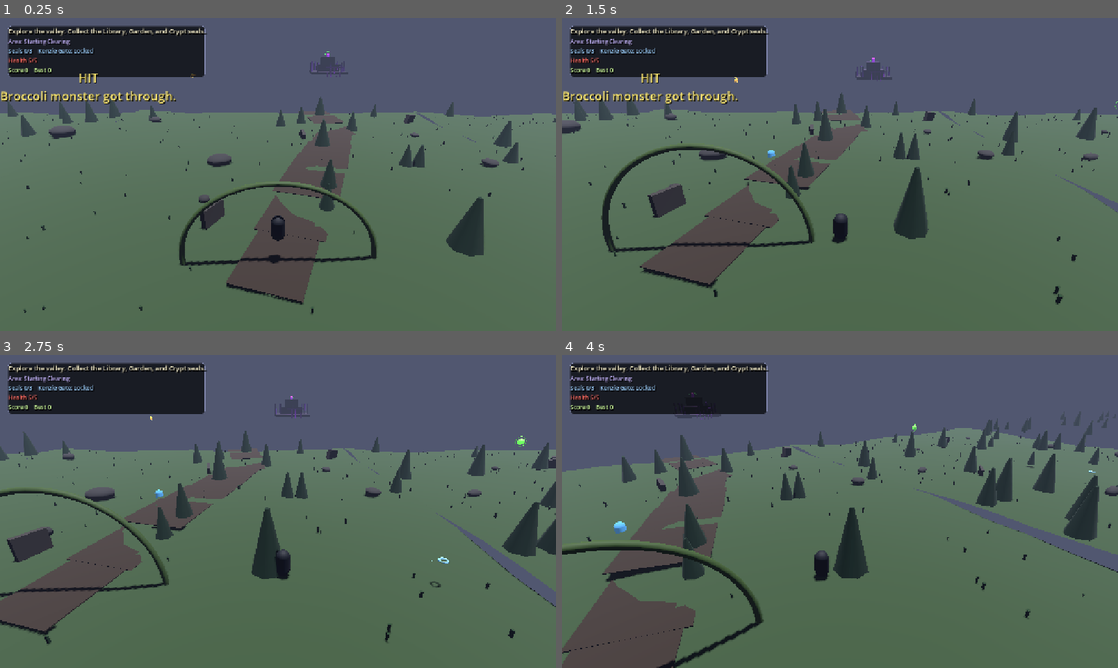
Above: before the commit, frames 1-4 (two rows, left to right).
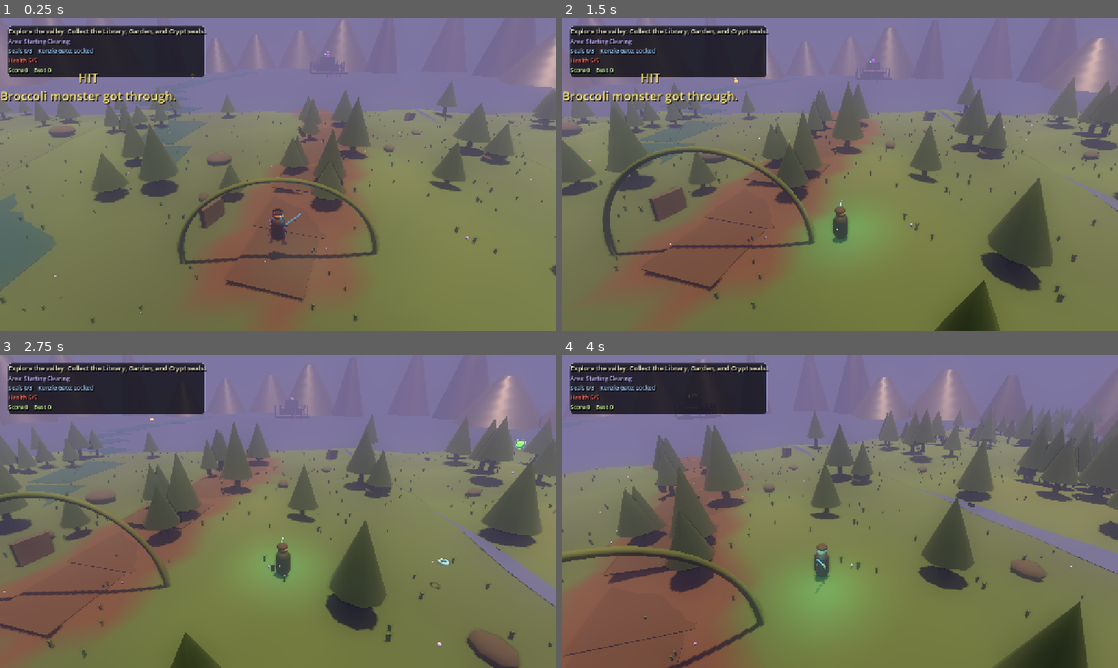
Above: after the commit, the same moments.

Repository: jfeldman9-rgb/RileyDungeonMaster
Game: Godot game, scene res://scenes/open_world_prototype.tscn
Same seed, same stepped clock (60 frames per second), same inputs: the game is played once before the commit and once after it.
Inputs (mouse positions are in pixels of both pictures, inside the frame that each line leads up to):
- Up to frame 1 (0.25 s): no input
- Up to frame 2 (1.5 s): tap Enter (ui_accept) at 0.5, 0.77 s; move the mouse to (962, 158) at 0.52 s; hold D (move_right) 0.53-1.25 s; hold Shift (dash) 0.53-1.25 s; click (962, 158) at 0.67 s; drag from (728, 190) to (812, 237) at 1.27 s
- Up to frame 3 (2.75 s): move the mouse to (333, 442) at 2.02 s; hold D (move_right) from 2.03 s (still down); hold F (throw_star) from 2.03 s (still down)
- Up to frame 4 (4 s): release D (move_right) at 2.75 s; release F (throw_star) at 2.75 s; drag from (812, 574) to (673, 464) at 2.77 s; move the mouse to (1006, 558) at 3.52 s; hold A (move_left) from 3.53 s (still down); hold E from 3.53 s (still down); tap Enter (ui_accept) at 3.77 s

The runs differ from the first frame. In frame 1, 87% of the frame differs, in the area x 0-100%, y 0-100%; in frame 2, 89%; in frame 3, 88%; in frame 4, 89%.

Commit message:
Restore richer open world visuals

Diff:
--- a/project.godot
+++ b/project.godot
@@ -79,6 +79,6 @@
 
 [rendering]
 
-renderer/rendering_method="gl_compatibility"
+renderer/rendering_method="forward_plus"
 anti_aliasing/quality/msaa_3d=2
-viewport/hdr_2d=false
+viewport/hdr_2d=true
--- a/scenes/open_world_prototype.tscn
+++ b/scenes/open_world_prototype.tscn
@@ -13,21 +13,34 @@
 
 [sub_resource type="Environment" id="Environment_open_world"]
 background_mode = 1
-background_color = Color(0.045, 0.055, 0.09, 1)
+background_color = Color(0.06, 0.068, 0.11, 1)
 ambient_light_source = 2
-ambient_light_color = Color(0.28, 0.28, 0.36, 1)
-ambient_light_energy = 0.58
+ambient_light_color = Color(0.18, 0.19, 0.28, 1)
+ambient_light_energy = 0.42
 fog_enabled = true
-fog_light_color = Color(0.32, 0.34, 0.44, 1)
-fog_density = 0.006
+fog_light_color = Color(0.38, 0.36, 0.48, 1)
+fog_density = 0.009
+volumetric_fog_enabled = true
+volumetric_fog_density = 0.018
+volumetric_fog_albedo = Color(0.34, 0.32, 0.46, 1)
+volumetric_fog_emission = Color(0.045, 0.035, 0.08, 1)
+volumetric_fog_emission_energy = 0.35
 glow_enabled = true
-glow_intensity = 0.8
+glow_intensity = 1.25
+glow_strength = 1.15
+glow_bloom = 0.48
 ssao_enabled = true
-ssao_intensity = 2.0
+ssao_radius = 3.2
+ssao_intensity = 3.0
+ssao_power = 1.6
+adjustment_enabled = true
+adjustment_brightness = 0.96
+adjustment_contrast = 1.2
+adjustment_saturation = 1.16
 dof_blur_far_enabled = true
-dof_blur_far_distance = 42.0
-dof_blur_far_transition = 18.0
-dof_blur_amount = 0.25
+dof_blur_far_distance = 58.0
+dof_blur_far_transition = 26.0
+dof_blur_amount = 0.12
 
 [sub_resource type="BoxShape3D" id="BoxShape3D_spawn_zone"]
 size = Vector3(24, 3, 24)
@@ -39,13 +52,17 @@
 
 [node name="Sun" type="DirectionalLight3D" parent="."]
 transform = Transform3D(0.866025, -0.25, 0.433013, 0, 0.866025, 0.5, -0.5, -0.433013, 0.75, 0, 20, 0)
-light_energy = 1.2
+light_color = Color(1, 0.78, 0.48, 1)
+light_energy = 1.65
 shadow_enabled = true
+directional_shadow_max_distance = 180.0
+directional_shadow_fade_start = 0.72
 
 [node name="Moon" type="DirectionalLight3D" parent="."]
 visible = false
-light_color = Color(0.45, 0.55, 0.9, 1)
-light_energy = 0.32
+light_color = Color(0.36, 0.48, 1, 1)
+light_energy = 0.42
+shadow_enabled = true
 
 [node name="RileyPlayer" parent="." instance=ExtResource("1_player")]
 position = Vector3(0, 2.5, 14)
--- a/scenes/player.tscn
+++ b/scenes/player.tscn
@@ -1,6 +1,7 @@
-[gd_scene load_steps=5 format=3 uid="uid://riley_player_controller_scene"]
+[gd_scene load_steps=15 format=3 uid="uid://riley_player_controller_scene"]
 
 [ext_resource type="Script" path="res://scripts/player_controller.gd" id="1_player"]
+[ext_resource type="Texture2D" path="res://assets/generated/riley_back.png" id="2_riley_back"]
 
 [sub_resource type="CylinderShape3D" id="CylinderShape3D_player"]
 height = 1.4
@@ -15,6 +16,62 @@
 [sub_resource type="StandardMaterial3D" id="StandardMaterial3D_player"]
 albedo_color = Color(0.04, 0.055, 0.085, 1)
 roughness = 0.72
+emission_enabled = true
+emission = Color(0.01, 0.025, 0.06, 1)
+emission_energy_multiplier = 0.18
+
+[sub_resource type="SphereMesh" id="SphereMesh_head"]
+radius = 0.26
+height = 0.52
+radial_segments = 18
+rings = 9
+
+[sub_resource type="StandardMaterial3D" id="StandardMaterial3D_skin"]
+albedo_color = Color(0.83, 0.6, 0.42, 1)
+roughness = 0.78
+
+[sub_resource type="SphereMesh" id="SphereMesh_hair"]
+radius = 0.28
+height = 0.56
+radial_segments = 18
+rings = 9
+
+[sub_resource type="StandardMaterial3D" id="StandardMaterial3D_hair"]
+albedo_color = Color(0.17, 0.09, 0.04, 1)
+roughness = 0.86
+
+[sub_resource type="TorusMesh" id="TorusMesh_glasses"]
+inner_radius = 0.055
+outer_radius = 0.071
+ring_segments = 18
+
+[sub_resource type="StandardMaterial3D" id="StandardMaterial3D_cyan_glow"]
+albedo_color = Color(0.45, 0.9, 1, 1)
+roughness = 0.25
+emission_enabled = true
+emission = Color(0.2, 0.85, 1, 1)
+emission_energy_multiplier = 1.8
+
+[sub_resource type="BoxMesh" id="BoxMesh_belt"]
+size = Vector3(0.72, 0.08, 0.08)
+
+[sub_resource type="BoxMesh" id="BoxMesh_sword_blade"]
+size = Vector3(0.055, 1.08, 0.04)
+
+[sub_resource type="StandardMaterial3D" id="StandardMaterial3D_blade"]
+albedo_color = Color(0.75, 0.95, 1, 1)
+metallic = 0.65
+roughness = 0.18
+emission_enabled = true
+emission = Color(0.32, 0.78, 1, 1)
+emission_energy_multiplier = 0.72
+
+[sub_resource type="BoxMesh" id="BoxMesh_sword_hilt"]
+size = Vector3(0.34, 0.06, 0.07)
+
+[sub_resource type="StandardMaterial3D" id="StandardMaterial3D_hilt"]
+albedo_color = Color(0.35, 0.19, 0.08, 1)
+roughness = 0.64
 
 [node name="RileyPlayer" type="CharacterBody3D"]
 script = ExtResource("1_player")
@@ -27,3 +84,57 @@
 position = Vector3(0, 0.7, 0)
 mesh = SubResource("CapsuleMesh_player")
 surface_material_override/0 = SubResource("StandardMaterial3D_player")
+
+[node name="PaintedBack" type="Sprite3D" parent="."]
+position = Vector3(0, 0.86, 0.18)
+pixel_size = 0.0045
+modulate = Color(1, 1, 1, 0.62)
+texture = ExtResource("2_riley_back")
+
+[node name="Head" type="MeshInstance3D" parent="."]
+position = Vector3(0, 1.48, 0)
+mesh = SubResource("SphereMesh_head")
+surface_material_override/0 = SubResource("StandardMaterial3D_skin")
+
+[node name="Hair" type="MeshInstance3D" parent="."]
+position = Vector3(0, 1.61, -0.035)
+scale = Vector3(1.04, 0.64, 0.95)
+mesh = SubResource("SphereMesh_hair")
+surface_material_override/0 = SubResource("StandardMaterial3D_hair")
+
+[node name="LeftLens" type="MeshInstance3D" parent="."]
+position = Vector3(-0.095, 1.5, -0.245)
+rotation = Vector3(1.5708, 0, 0)
+mesh = SubResource("TorusMesh_glasses")
+surface_material_override/0 = SubResource("StandardMaterial3D_cyan_glow")
+
+[node name="RightLens" type="MeshInstance3D" parent="."]
+position = Vector3(0.095, 1.5, -0.245)
+rotation = Vector3(1.5708, 0, 0)
+mesh = SubResource("TorusMesh_glasses")
+surface_material_override/0 = SubResource("StandardMaterial3D_cyan_glow")
+
+[node name="Belt" type="MeshInstance3D" parent="."]
+position = Vector3(0, 0.74, -0.18)
+mesh = SubResource("BoxMesh_belt")
+surface_material_override/0 = SubResource("StandardMaterial3D_cyan_glow")
+
+[node name="Sword" type="Node3D" parent="."]
+position = Vector3(0.48, 0.92, -0.12)
+rotation = Vector3(0.38, 0.15, -0.72)
+
+[node name="Blade" type="MeshInstance3D" parent="Sword"]
+position = Vector3(0, 0.42, 0)
+mesh = SubResource("BoxMesh_sword_blade")
+surface_material_override/0 = SubResource("StandardMaterial3D_blade")
+
+[node name="Hilt" type="MeshInstance3D" parent="Sword"]
+position = Vector3(0, -0.16, 0)
+mesh = SubResource("BoxMesh_sword_hilt")
+surface_material_override/0 = SubResource("StandardMaterial3D_hilt")
+
+[node name="SwordLight" type="OmniLight3D" parent="Sword"]
+position = Vector3(0, 0.82, 0)
+light_color = Color(0.35, 0.82, 1, 1)
+light_energy = 1.4
+omni_range = 4.8
--- a/scripts/world_chunk.gd
+++ b/scripts/world_chunk.gd
@@ -4,9 +4,9 @@
 @export var chunk_size := 48.0
 @export var chunk_coord := Vector2i.ZERO
 @export var seed := 1337
-@export var terrain_resolution := 18
-@export var tree_count := 34
-@export var grass_count := 130
+@export var terrain_resolution := 30
+@export var tree_count := 58
+@export var grass_count := 260
 
 var generated := false
 var noise := FastNoiseLite.new()
@@ -45,6 +45,7 @@
 	_build_path_marks()
 	_build_foliage()
 	_build_scattered_adventure_props()
+	_build_atmosphere_motes()
 	_build_landmark_markers()
 
 
@@ -58,13 +59,15 @@
 func sample_height(local_x: float, local_z: float) -> float:
 	var world_x := local_x + float(chunk_coord.x) * chunk_size
 	var world_z := local_z + float(chunk_coord.y) * chunk_size
-	return noise.get_noise_2d(world_x, world_z) * 1.15
+	var rolling := noise.get_noise_2d(world_x, world_z) * 1.35
+	var long_wave := sin(world_x * 0.035) * 0.34 + cos(world_z * 0.028) * 0.24
+	return rolling + long_wave
 
 
 func _build_terrain() -> void:
 	var terrain := MeshInstance3D.new()
 	terrain.mesh = _make_terrain_mesh()
-	terrain.material_override = _make_material(Color(0.18, 0.28, 0.13), 0.9)
+	terrain.material_override = _make_terrain_material()
 	add_child(terrain)
 	terrain.create_trimesh_collision()
 
@@ -75,15 +78,18 @@
 	var vertices := PackedVector3Array()
 	var normals := PackedVector3Array()
 	var uvs := PackedVector2Array()
+	var colors := PackedColorArray()
 	var indices := PackedInt32Array()
 	var half := chunk_size * 0.5
 	for z in range(terrain_resolution + 1):
 		for x in range(terrain_resolution + 1):
 			var px := lerpf(-half, half, float(x) / float(terrain_resolution))
 			var pz := lerpf(-half, half, float(z) / float(terrain_resolution))
-			vertices.append(Vector3(px, sample_height(px, pz), pz))
-			normals.append(Vector3.UP)
+			var height := sample_height(px, pz)
+			vertices.append(Vector3(px, height, pz))
+			normals.append(_sample_normal(px, pz))
 			uvs.append(Vector2(float(x) / float(terrain_resolution), float(z) / float(terrain_resolution)))
+			colors.append(_terrain_color(px, pz, height))
 	for z in range(terrain_resolution):
 		for x in range(terrain_resolution):
 			var i := z * (terrain_resolution + 1) + x
@@ -91,10 +97,34 @@
 	arrays[Mesh.ARRAY_VERTEX] = vertices
 	arrays[Mesh.ARRAY_NORMAL] = normals
 	arrays[Mesh.ARRAY_TEX_UV] = uvs
+	arrays[Mesh.ARRAY_COLOR] = colors
 	arrays[Mesh.ARRAY_INDEX] = indices
 	var mesh := ArrayMesh.new()
 	mesh.add_surface_from_arrays(Mesh.PRIMITIVE_TRIANGLES, arrays)
 	return mesh
+
+
+func _sample_normal(local_x: float, local_z: float) -> Vector3:
+	var e := 0.9
+	var h_l := sample_height(local_x - e, local_z)
+	var h_r := sample_height(local_x + e, local_z)
+	var h_d := sample_height(local_x, local_z - e)
+	var h_u := sample_height(local_x, local_z + e)
+	return Vector3(h_l - h_r, 2.0 * e, h_d - h_u).normalized()
+
+
+func _terrain_color(local_x: float, local_z: float, height: float) -> Color:
+	var world_x := local_x + position.x
+	var world_z := local_z + position.z
+	var path_factor := 1.0 if _near_major_path(Vector3(world_x, 0.0, world_z), 3.8) else 0.0
+	if path_factor > 0.5:
+		return Color(0.22, 0.15, 0.09)
+	var n := noise.get_noise_2d(world_x * 1.7 + 100.0, world_z * 1.7 - 80.0)
+	var low := Color(0.09, 0.18, 0.085)
+	var mid := Color(0.18, 0.31, 0.12)
+	var high := Color(0.28, 0.29, 0.18)
+	var t := clampf((height + 1.4) / 3.2 + n * 0.15, 0.0, 1.0)
+	return low.lerp(mid, clampf(t * 1.25, 0.0, 1.0)).lerp(high, maxf(0.0, t - 0.72) * 1.5)
 
 
 func _build_path_marks() -> void:
@@ -128,12 +158,13 @@
 func _build_foliage() -> void:
 	_build_tree_multimesh()
 	_build_grass_multimesh()
+	_build_flower_multimesh()
 
 
 func _build_scattered_adventure_props() -> void:
 	var rng := RandomNumberGenerator.new()
 	rng.seed = seed + chunk_coord.x * 31013 + chunk_coord.y * 41017
-	for i in range(10):
+	for i in range(18):
 		var lx := rng.randf_range(-chunk_size * 0.47, chunk_size * 0.47)
 		var lz := rng.randf_range(-chunk_size * 0.47, chunk_size * 0.47)
 		if _near_major_path(Vector3(lx + position.x, 0.0, lz + position.z), 3.2):
@@ -143,6 +174,25 @@
 			_add_rock(Vector3(lx, sample_height(lx, lz) + 0.28 * scale, lz), scale, rng)
 		else:
 			_add_ruin_shard(Vector3(lx, sample_height(lx, lz) + 0.42 * scale, lz), scale, rng)
+
+
+func _build_atmosphere_motes() -> void:
+	var rng := RandomNumberGenerator.new()
+	rng.seed = seed + chunk_coord.x * 61001 + chunk_coord.y * 62003
+	var count := 18 if abs(chunk_coord.x) <= 1 and abs(chunk_coord.y) <= 2 else 8
+	for i in range(count):
+		var mote := MeshInstance3D.new()
+		var mesh := SphereMesh.new()
+		mesh.radius = rng.randf_range(0.025, 0.055)
+		mesh.height = mesh.radius * 2.0
+		mesh.radial_segments = 6
+		mesh.rings = 3
+		mote.mesh = mesh
+		var lx := rng.randf_range(-chunk_size * 0.47, chunk_size * 0.47)
+		var lz := rng.randf_range(-chunk_size * 0.47, chunk_size * 0.47)
+		mote.position = Vector3(lx, sample_height(lx, lz) + rng.randf_range(0.8, 3.4), lz)
+		mote.material_override = _make_emissive_material(Color(0.75, 0.68, 1.0, 0.55), rng.randf_range(0.22, 0.48))
+		add_child(mote)
 
 
 func _near_major_path(world_pos: Vector3, radius: float) -> bool:
@@ -198,15 +248,24 @@
 
 
 func _build_tree_multimesh() -> void:
-	var mesh := CylinderMesh.new()
-	mesh.top_radius = 0.08
-	mesh.bottom_radius = 0.62
-	mesh.height = 2.3
-	mesh.radial_segments = 7
-	var mm := MultiMesh.new()
-	mm.mesh = mesh
-	mm.transform_format = MultiMesh.TRANSFORM_3D
-	mm.instance_count = tree_count
+	var trunk_mesh := CylinderMesh.new()
+	trunk_mesh.top_radius = 0.12
+	trunk_mesh.bottom_radius = 0.24
+	trunk_mesh.height = 2.2
+	trunk_mesh.radial_segments = 7
+	var crown_mesh := CylinderMesh.new()
+	crown_mesh.top_radius = 0.0
+	crown_mesh.bottom_radius = 1.05
+	crown_mesh.height = 2.9
+	crown_mesh.radial_segments = 9
+	var trunk_mm := MultiMesh.new()
+	trunk_mm.mesh = trunk_mesh
+	trunk_mm.transform_format = MultiMesh.TRANSFORM_3D
+	trunk_mm.instance_count = tree_count
+	var crown_mm := MultiMesh.new()
+	crown_mm.mesh = crown_mesh
+	crown_mm.transform_format = MultiMesh.TRANSFORM_3D
+	crown_mm.instance_count = tree_count
 	var rng := RandomNumberGenerator.new()
 	rng.seed = seed + chunk_coord.x * 13007 + chunk_coord.y * 17011
 	for i in range(tree_count):
@@ -216,14 +275,24 @@
 		if density < -0.1:
 			lx += chunk_size * 2.0
 		var scale := rng.randf_range(0.75, 1.55)
-		var t := Transform3D(Basis().scaled(Vector3(scale, scale, scale)), Vector3(lx, sample_height(lx, lz) + 1.1 * scale, lz))
-		t.basis = t.basis.rotated(Vector3.UP, rng.randf_range(0.0, TAU))
-		mm.set_instance_transform(i, t)
-	var inst := MultiMeshInstance3D.new()
-	inst.name = "TreeMultiMesh"
-	inst.multimesh = mm
-	inst.material_override = _make_material(Color(0.035, 0.15, 0.055), 0.9)
-	add_child(inst)
+		var yaw := rng.randf_range(0.0, TAU)
+		var ground := sample_height(lx, lz)
+		var trunk_t := Transform3D(Basis().scaled(Vector3(scale * 0.82, scale, scale * 0.82)), Vector3(lx, ground + 1.1 * scale, lz))
+		trunk_t.basis = trunk_t.basis.rotated(Vector3.UP, yaw)
+		var crown_t := Transform3D(Basis().scaled(Vector3(scale * rng.randf_range(0.85, 1.25), scale * rng.randf_range(0.9, 1.25), scale * rng.randf_range(0.85, 1.2))), Vector3(lx, ground + 2.55 * scale, lz))
+		crown_t.basis = crown_t.basis.rotated(Vector3.UP, yaw)
+		trunk_mm.set_instance_transform(i, trunk_t)
+		crown_mm.set_instance_transform(i, crown_t)
+	var trunk_inst := MultiMeshInstance3D.new()
+	trunk_inst.name = "TreeTrunks"
+	trunk_inst.multimesh = trunk_mm
+	trunk_inst.material_override = _make_material(Color(0.18, 0.095, 0.042), 0.86)
+	add_child(trunk_inst)
+	var crown_inst := MultiMeshInstance3D.new()
+	crown_inst.name = "TreeCrowns"
+	crown_inst.multimesh = crown_mm
+	crown_inst.material_override = _make_material(Color(0.045, 0.19, 0.065), 0.92)
+	add_child(crown_inst)
 
 
 func _build_grass_multimesh() -> void:
@@ -245,7 +314,33 @@
 	var inst := MultiMeshInstance3D.new()
 	inst.name = "GrassMultiMesh"
 	inst.multimesh = mm
-	inst.material_override = _make_material(Color(0.09, 0.22, 0.08), 0.95)
+	inst.material_override = _make_material(Color(0.13, 0.34, 0.105), 0.96)
+	add_child(inst)
+
+
+func _build_flower_multimesh() -> void:
+	var mesh := SphereMesh.new()
+	mesh.radius = 0.045
+	mesh.height = 0.09
+	mesh.radial_segments = 6
+	mesh.rings = 3
+	var count := 36
+	var mm := MultiMesh.new()
+	mm.mesh = mesh
+	mm.transform_format = MultiMesh.TRANSFORM_3D
+	mm.instance_count = count
+	var rng := RandomNumberGenerator.new()
+	rng.seed = seed + chunk_coord.x * 51001 + chunk_coord.y * 53003
+	for i in range(count):
+		var lx := rng.randf_range(-chunk_size * 0.48, chunk_size * 0.48)
+		var lz := rng.randf_range(-chunk_size * 0.48, chunk_size * 0.48)
+		var scale := rng.randf_range(0.7, 1.7)
+		var t := Transform3D(Basis().scaled(Vector3(scale, scale, scale)), Vector3(lx, sample_height(lx, lz) + 0.12, lz))
+		mm.set_instance_transform(i, t)
+	var inst := MultiMeshInstance3D.new()
+	inst.name = "FlowerMotes"
+	inst.multimesh = mm
+	inst.material_override = _make_emissive_material(Color(0.65, 0.58, 1.0), 0.16)
 	add_child(inst)
 
 
@@ -294,6 +389,7 @@
 	ring.rotation_degrees.x = 90.0
 	ring.material_override = _make_emissive_material(color, 0.18)
 	add_child(ring)
+	_add_ground_glow(center, color, 0.38)
 
 
 func _build_tower_landmark(center: Vector3, color: Color) -> void:
@@ -302,6 +398,7 @@
 	for i in range(6):
 		var angle := TAU * float(i) / 6.0
 		_add_column(center + Vector3(cos(angle) * 4.2, 2.0, sin(angle) * 4.2), 0.42, 4.0, color)
+		_add_torch(center + Vector3(cos(angle) * 5.1, 2.2, sin(angle) * 5.1), Color(0.95, 0.42, 1.0))
 	var light := OmniLight3D.new()
 	light.position = center + Vector3(0.0, 4.8, 0.0)
 	light.light_color = color
@@ -316,6 +413,8 @@
 		var angle := TAU * float(i) / 8.0
 		var offset := Vector3(cos(angle) * 6.0, 0.0, sin(angle) * 4.8)
 		_add_column(center + offset + Vector3.UP * 1.2, 0.28, randf_range(1.5, 3.2), Color(0.38, 0.34, 0.29))
+		if i % 2 == 0:
+			_add_torch(center + offset + Vector3.UP * 2.0, Color(1.0, 0.55, 0.18))
 	_add_box(center + Vector3(0.0, 0.3, -5.6), Vector3(9.5, 0.6, 1.2), Color(0.25, 0.22, 0.19))
 	_add_box(center + Vector3(-4.7, 1.2, -5.6), Vector3(0.8, 2.3, 1.0), Color(0.22, 0.20, 0.18))
 	_add_box(center + Vector3(4.7, 1.2, -5.6), Vector3(0.8, 2.3, 1.0), Color(0.22, 0.20, 0.18))
@@ -327,12 +426,14 @@
 	for x in [-3.8, 3.8]:
 		for z in [-4.8, 4.8]:
 			_add_column(center + Vector3(x, 1.05, z), 0.28, 2.1, color)
+			_add_torch(center + Vector3(x, 2.35, z), Color(0.95, 0.48, 0.22))
 
 
 func _build_library_landmark(center: Vector3, color: Color) -> void:
 	_add_box(center + Vector3(0.0, 0.3, 0.0), Vector3(8.5, 0.6, 5.5), Color(0.14, 0.15, 0.24))
 	for x in [-3.2, -1.1, 1.1, 3.2]:
 		_add_column(center + Vector3(x, 1.75, -2.3), 0.28, 3.5, Color(0.32, 0.34, 0.55))
+		_add_torch(center + Vector3(x, 3.65, -2.3), Color(0.35, 0.55, 1.0))
 	_add_box(center + Vector3(0.0, 3.55, -2.3), Vector3(8.8, 0.45, 0.8), Color(0.16, 0.17, 0.28))
 	_build_clearing_landmark(center + Vector3(0.0, 0.08, 0.0), color)
 
@@ -353,6 +454,7 @@
 	puddle.position = center + Vector3(0.0, 0.07, 0.0)
 	puddle.material_override = _make_emissive_material(Color(0.08, 0.42, 0.12, 0.72), 0.22)
 	add_child(puddle)
+	_add_ground_glow(center + Vector3.UP * 0.04, Color(0.2, 0.95, 0.24), 0.5)
 
 
 func _build_crypt_landmark(center: Vector3, color: Color) -> void:
@@ -361,6 +463,7 @@
 	_add_box(center + Vector3(0.0, 3.15, -1.4), Vector3(5.8, 0.5, 3.1), Color(0.23, 0.19, 0.13))
 	for x in [-3.4, 3.4]:
 		_add_column(center + Vector3(x, 1.55, 2.2), 0.36, 3.1, color)
+		_add_torch(center + Vector3(x, 2.95, 2.2), Color(1.0, 0.72, 0.22))
 
 
 func _add_box(center: Vector3, size: Vector3, color: Color) -> void:
@@ -423,10 +526,57 @@
 	add_child(crown)
 
 
+func _add_torch(local_pos: Vector3, color: Color) -> void:
+	var holder := MeshInstance3D.new()
+	var holder_mesh := CylinderMesh.new()
+	holder_mesh.top_radius = 0.08
+	holder_mesh.bottom_radius = 0.14
+	holder_mesh.height = 0.34
+	holder_mesh.radial_segments = 8
+	holder.mesh = holder_mesh
+	holder.position = local_pos
+	holder.material_override = _make_material(Color(0.12, 0.08, 0.04), 0.7)
+	add_child(holder)
+	var flame := MeshInstance3D.new()
+	var flame_mesh := SphereMesh.new()
+	flame_mesh.radius = 0.18
+	flame_mesh.height = 0.36
+	flame_mesh.radial_segments = 10
+	flame_mesh.rings = 5
+	flame.mesh = flame_mesh
+	flame.position = local_pos + Vector3.UP * 0.28
+	flame.material_override = _make_emissive_material(color, 1.35)
+	add_child(flame)
+	var light := OmniLight3D.new()
+	light.position = local_pos + Vector3.UP * 0.3
+	light.light_color = color
+	light.light_energy = 1.8
+	light.omni_range = 7.5
+	add_child(light)
+
+
+func _add_ground_glow(local_pos: Vector3, color: Color, energy: float) -> void:
+	var light := OmniLight3D.new()
+	light.position = local_pos + Vector3.UP * 0.65
+	light.light_color = color
+	light.light_energy = energy
+	light.omni_range = 10.0
+	add_child(light)
+
+
+func _make_terrain_material() -> StandardMaterial3D:
+	var material := StandardMaterial3D.new()
+	material.vertex_color_use_as_albedo = true
+	material.roughness = 0.86
+	material.specular_mode = BaseMaterial3D.SPECULAR_SCHLICK_GGX
+	return material
+
+
 func _make_material(color: Color, roughness := 0.88) -> StandardMaterial3D:
 	var material := StandardMaterial3D.new()
 	material.albedo_color = color
 	material.roughness = roughness
+	material.specular_mode = BaseMaterial3D.SPECULAR_SCHLICK_GGX
 	return material
 
 
--- a/scripts/world_objective_manager.gd
+++ b/scripts/world_objective_manager.gd
@@ -45,6 +45,7 @@
 			state.call("reset_run")
 		if state.has_signal("player_died"):
 			state.player_died.connect(_on_player_died)
+	_build_valley_backdrop()
 	_build_seal_pickups()
 	_build_distant_kenzie_tower()
 	_build_kenzie_gate()
@@ -166,6 +167,47 @@
 	tower.add_child(light)
 
 
+func _build_valley_backdrop() -> void:
+	var ring_radius := 118.0
+	for i in range(30):
+		var angle := TAU * float(i) / 30.0
+		var radius := ring_radius + sin(float(i) * 1.73) * 16.0
+		var height := 16.0 + float(i % 7) * 2.7
+		var width := 9.0 + float(i % 5) * 2.1
+		var mountain := MeshInstance3D.new()
+		var mesh := CylinderMesh.new()
+		mesh.top_radius = width * 0.18
+		mesh.bottom_radius = width
+		mesh.height = height
+		mesh.radial_segments = 5
+		mountain.mesh = mesh
+		mountain.position = Vector3(cos(angle) * radius, height * 0.5 - 1.0, sin(angle) * radius - 36.0)
+		mountain.rotation_degrees.y = rad_to_deg(angle) + 18.0
+		mountain.material_override = _make_emissive_material(Color(0.12, 0.13, 0.16).lerp(Color(0.22, 0.20, 0.24), float(i % 3) * 0.22), 0.02)
+		add_child(mountain)
+	_build_watercourse()
+
+
+func _build_watercourse() -> void:
+	for i in range(12):
+		var water := MeshInstance3D.new()
+		var mesh := BoxMesh.new()
+		mesh.size = Vector3(7.0 + sin(float(i)) * 1.4, 0.035, 11.0)
+		water.mesh = mesh
+		water.position = Vector3(-22.0 + sin(float(i) * 0.7) * 8.0, 0.05, 24.0 - float(i) * 12.0)
+		water.rotation_degrees.y = -18.0 + sin(float(i) * 0.9) * 18.0
+		var mat := StandardMaterial3D.new()
+		mat.transparency = BaseMaterial3D.TRANSPARENCY_ALPHA
+		mat.albedo_color = Color(0.08, 0.22, 0.32, 0.62)
+		mat.roughness = 0.08
+		mat.metallic = 0.3
+		mat.emission_enabled = true
+		mat.emission = Color(0.04, 0.18, 0.28)
+		mat.emission_energy_multiplier = 0.16
+		water.material_override = mat
+		add_child(water)
+
+
 func _add_box(parent: Node, center: Vector3, size: Vector3, color: Color) -> void:
 	var node := MeshInstance3D.new()
 	var mesh := BoxMesh.new()
